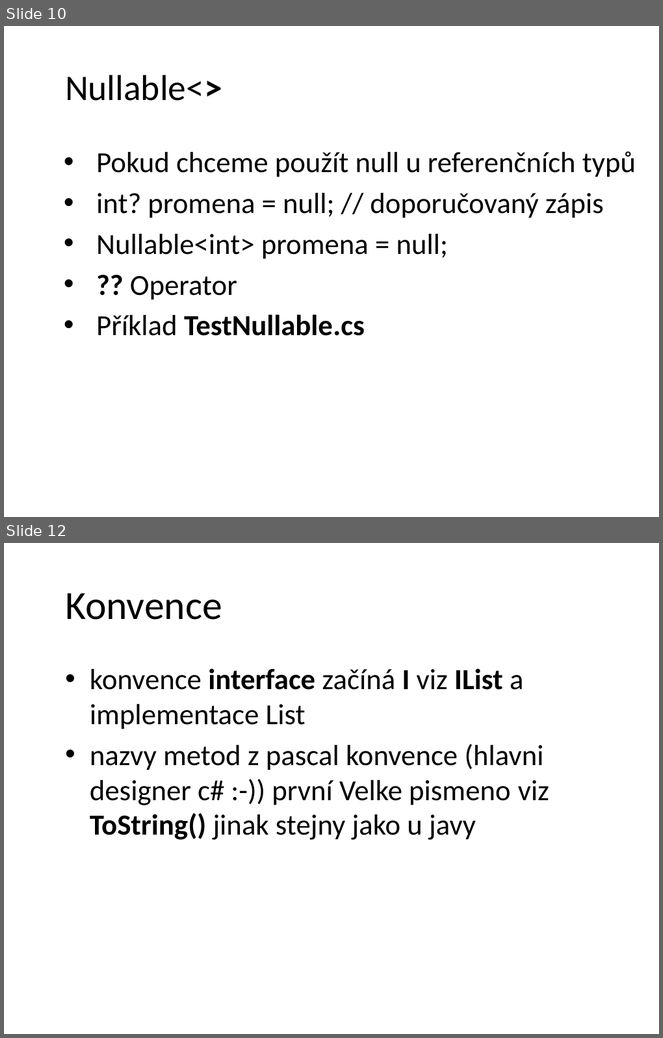
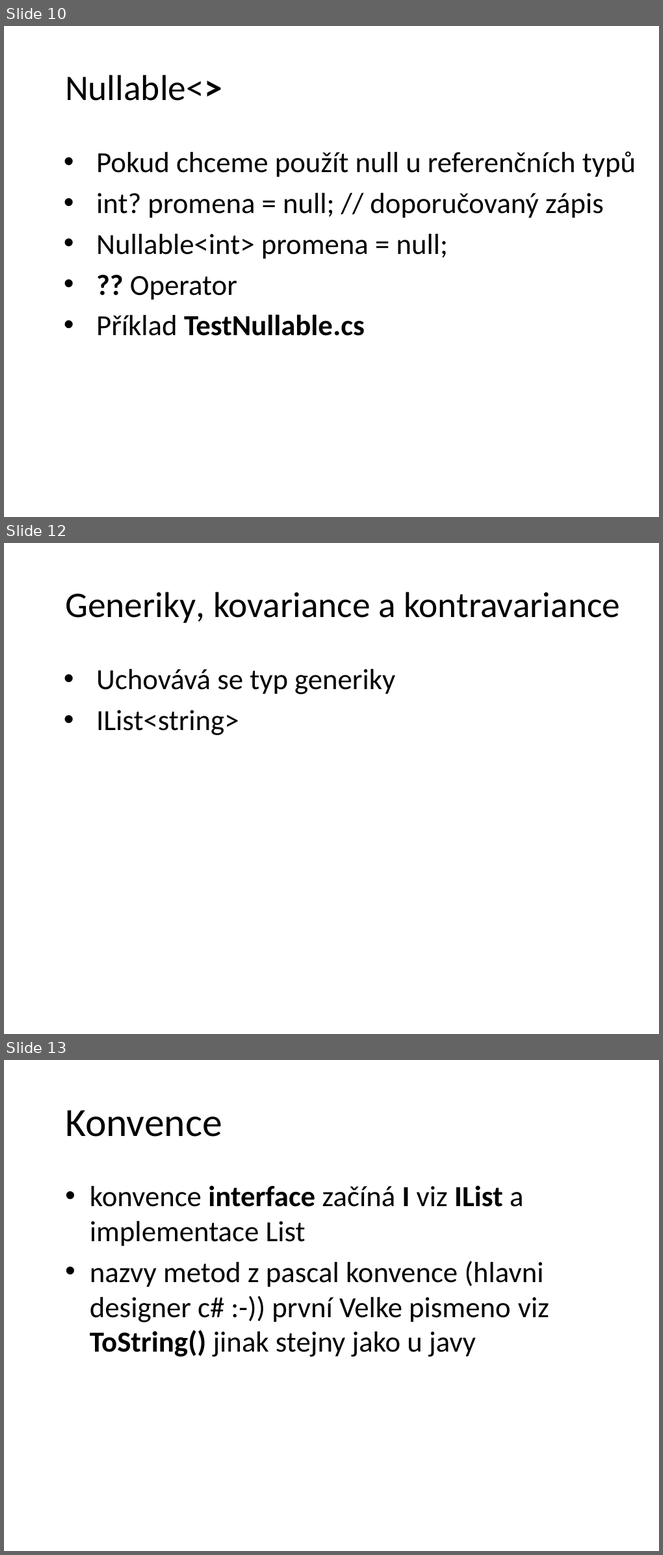
Before and after one commit to petrbalat/Skoleni-Csharp-NET, a slide deck: prezentace.pptx. Shown one above the other, each under a label of ours: slides 10 and 12 before the commit, slides 10, 12 and 13 after it; the slides between them are not shown. The pictures are 663x1038 and 663x1555 pixels, drawn with LibreOffice and Linux fonts; fonts in the diff are those of the drawing; background and template pictures are left out. Boxes give left, top, right and bottom in pixels: in the first picture for what was removed or moved away, otherwise in the second. Text is boxed around its words. In the diff, an @@ line names an element or a change of style, - is before the commit and + after.

```diff
--- a/prezentace.pptx
+++ b/prezentace.pptx
@@ slide 12 added at <box>4,543,659,1034</box>, background picture (left out) @@
@@ title added at <box>65,592,620,623</box>, 39.6 pt, text #000000 @@
+Generiky, kovariance a kontravariance
@@ text added at <box>96,669,395,735</box>, 32 pt, text #000000 @@
+• Uchovává se typ generiky
+• IList<string>
@@ what was slide 12 is now slide 13 @@
```
Also in this commit, not shown: 1 slide changed.
